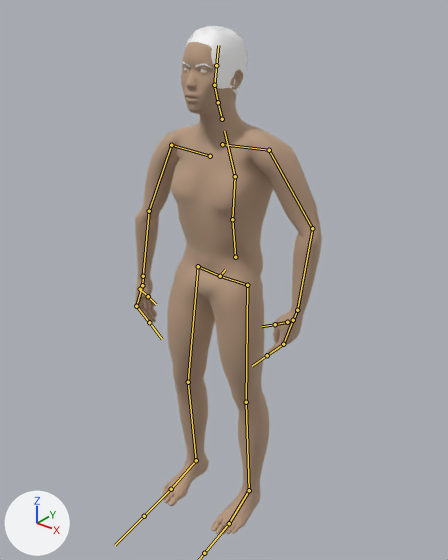
The FBX model FinalFBXes/IsoReverse/IdleToIsoReverse.fbx as it was, and as the next commit left it.
Before and after are seen from a 50 mm lens placed at (0.1203, -0.1675, 0.1885), pointed at (0.001, -0.0182, 0.096). Lighting does not change. The marker at lower left points along +X, +Y and +Z. Both versions are drawn at frame 1 of the action 'CMU compliant skeleton|IdleToSitup'; the numbers are the values there. The bones that bend it are drawn over the model as lines.

The first picture shows 'malemodelMesh', 'short04Mesh'.
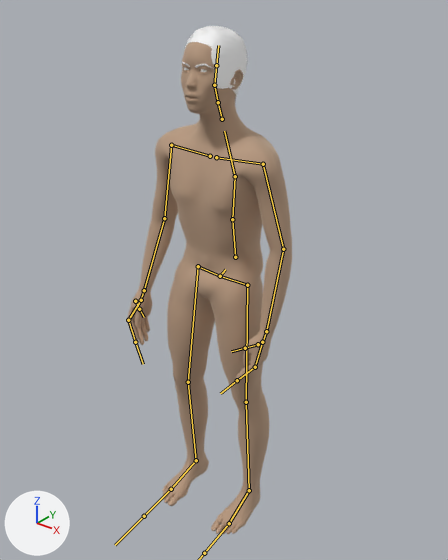
The edits, one by one:
Bone 'LeftShoulder' (bone_leftshoulder) moves from (-0.003, -0.007, 0.007) to (0.034, -0.014, 0.03).
Bone 'LeftArm' (bone_leftarm) turns from (-24, 59, -81) to (-6, 5, -74) degrees about its own x, y and z.
Bone 'LeftForeArm' (bone_leftforearm) turns from (46, -42, -36) to (19, 23, -10) degrees about its own x, y and z.
Bone 'LeftHand' (bone_lefthand) turns from (0, 0, 0) to (-1, -32, 7) degrees about its own x, y and z.
Bone 'RightArm' (bone_rightarm) turns from (38, -86, 27) to (-1, -11, 78) degrees about its own x, y and z.
Bone 'RightForeArm' (bone_rightforearm) turns from (26, 71, 32) to (20, -14, 5) degrees about its own x, y and z.
Bone 'RightHand' (bone_righthand) turns from (0, 0, 0) to (2, 35, -5) degrees about its own x, y and z.

Boxes (x1, y1, x2, y2) around the edits, measured in the pictures (448 x 560 px):
'malemodelMesh', posed (12% narrower)
    before: (135, 42, 322, 534)
    after: (127, 42, 292, 534)
bone 'LeftShoulder', root to tip
    before: (222, 144) to (269, 150)
    after: (216, 157) to (263, 164)
bone 'LeftArm', root to tip
    before: (269, 150) to (312, 228)
    after: (263, 164) to (283, 249)
bone 'LeftForeArm', root to tip
    before: (312, 228) to (297, 310)
    after: (283, 249) to (266, 331)
bone 'LeftHand', root to tip
    before: (297, 310) to (292, 322)
    after: (266, 331) to (262, 344)
bone 'RightArm', root to tip
    before: (171, 145) to (149, 211)
    after: (171, 145) to (164, 218)
bone 'RightForeArm', root to tip
    before: (149, 211) to (143, 276)
    after: (164, 218) to (144, 290)
bone 'RightHand', root to tip
    before: (143, 276) to (142, 287)
    after: (144, 290) to (140, 302)
